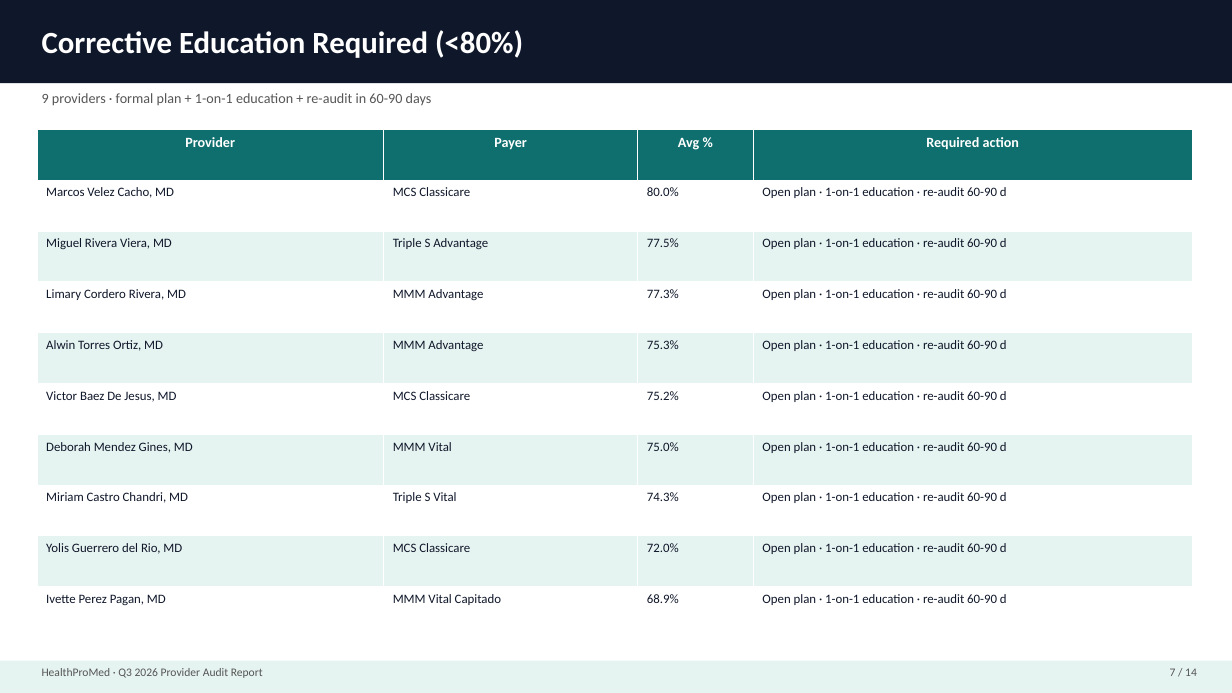
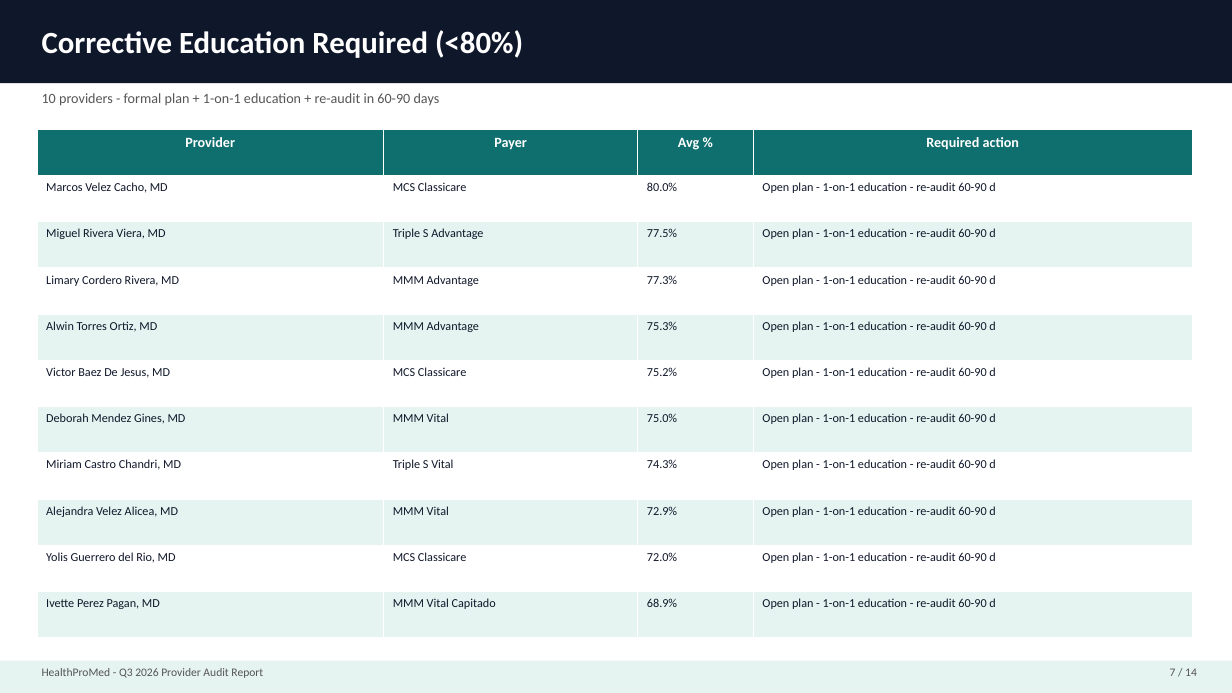
Before and after one commit to ericgalancrc-cmd/Revenue-MD, a slide deck: slide 7 of docs/Q3_2026_Provider_Audit_Report.pptx. Drawn at 1232x693 pixels with LibreOffice and Linux fonts; fonts in the diff are those of the drawing. Boxes give left, top, right and bottom in pixels: in the first picture for what was removed or moved away, otherwise in the second. Text is boxed around its words. In the diff, an @@ line names an element or a change of style, - is before the commit and + after.

```diff
--- a/docs/Q3_2026_Provider_Audit_Report.pptx
+++ b/docs/Q3_2026_Provider_Audit_Report.pptx
@@ text at (42, 93, 440, 106): text changed @@
-9 providers · formal plan + 1-on-1 education + re-audit in 60-90 days
+10 providers - formal plan + 1-on-1 education + re-audit in 60-90 days
@@ table at (37, 129, 1192, 638) @@
-row 2: Marcos Velez Cacho, MD | MCS Classicare | 80.0% | Open plan · 1-on-1 education · re-audit 60-90 d
-row 3: Miguel Rivera Viera, MD | Triple S Advantage | 77.5% | Open plan · 1-on-1 education · re-audit 60-90 d
-row 4: Limary Cordero Rivera, MD | MMM Advantage | 77.3% | Open plan · 1-on-1 education · re-audit 60-90 d
-row 5: Alwin Torres Ortiz, MD | MMM Advantage | 75.3% | Open plan · 1-on-1 education · re-audit 60-90 d
-row 6: Victor Baez De Jesus, MD | MCS Classicare | 75.2% | Open plan · 1-on-1 education · re-audit 60-90 d
-row 7: Deborah Mendez Gines, MD | MMM Vital | 75.0% | Open plan · 1-on-1 education · re-audit 60-90 d
-row 8: Miriam Castro Chandri, MD | Triple S Vital | 74.3% | Open plan · 1-on-1 education · re-audit 60-90 d
-row 9: Yolis Guerrero del Rio, MD | MCS Classicare | 72.0% | Open plan · 1-on-1 education · re-audit 60-90 d
-row 10: Ivette Perez Pagan, MD | MMM Vital Capitado | 68.9% | Open plan · 1-on-1 education · re-audit 60-90 d
+row 2: Marcos Velez Cacho, MD | MCS Classicare | 80.0% | Open plan - 1-on-1 education - re-audit 60-90 d
+row 3: Miguel Rivera Viera, MD | Triple S Advantage | 77.5% | Open plan - 1-on-1 education - re-audit 60-90 d
+row 4: Limary Cordero Rivera, MD | MMM Advantage | 77.3% | Open plan - 1-on-1 education - re-audit 60-90 d
+row 5: Alwin Torres Ortiz, MD | MMM Advantage | 75.3% | Open plan - 1-on-1 education - re-audit 60-90 d
+row 6: Victor Baez De Jesus, MD | MCS Classicare | 75.2% | Open plan - 1-on-1 education - re-audit 60-90 d
+row 7: Deborah Mendez Gines, MD | MMM Vital | 75.0% | Open plan - 1-on-1 education - re-audit 60-90 d
+row 8: Miriam Castro Chandri, MD | Triple S Vital | 74.3% | Open plan - 1-on-1 education - re-audit 60-90 d
+row 9: Alejandra Velez Alicea, MD | MMM Vital | 72.9% | Open plan - 1-on-1 education - re-audit 60-90 d
+row 10: Yolis Guerrero del Rio, MD | MCS Classicare | 72.0% | Open plan - 1-on-1 education - re-audit 60-90 d
+row 11: Ivette Perez Pagan, MD | MMM Vital Capitado | 68.9% | Open plan - 1-on-1 education - re-audit 60-90 d
@@ text at (42, 668, 263, 678): text changed @@
-HealthProMed · Q3 2026 Provider Audit Report
+HealthProMed - Q3 2026 Provider Audit Report
```
Also in this commit, not shown: 13 other slides changed, 1 other file.
